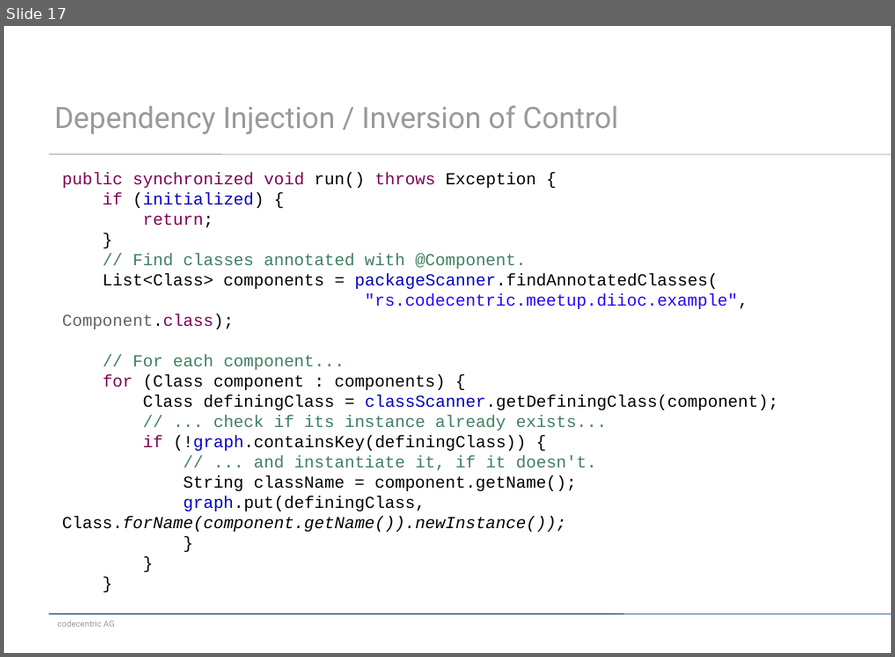
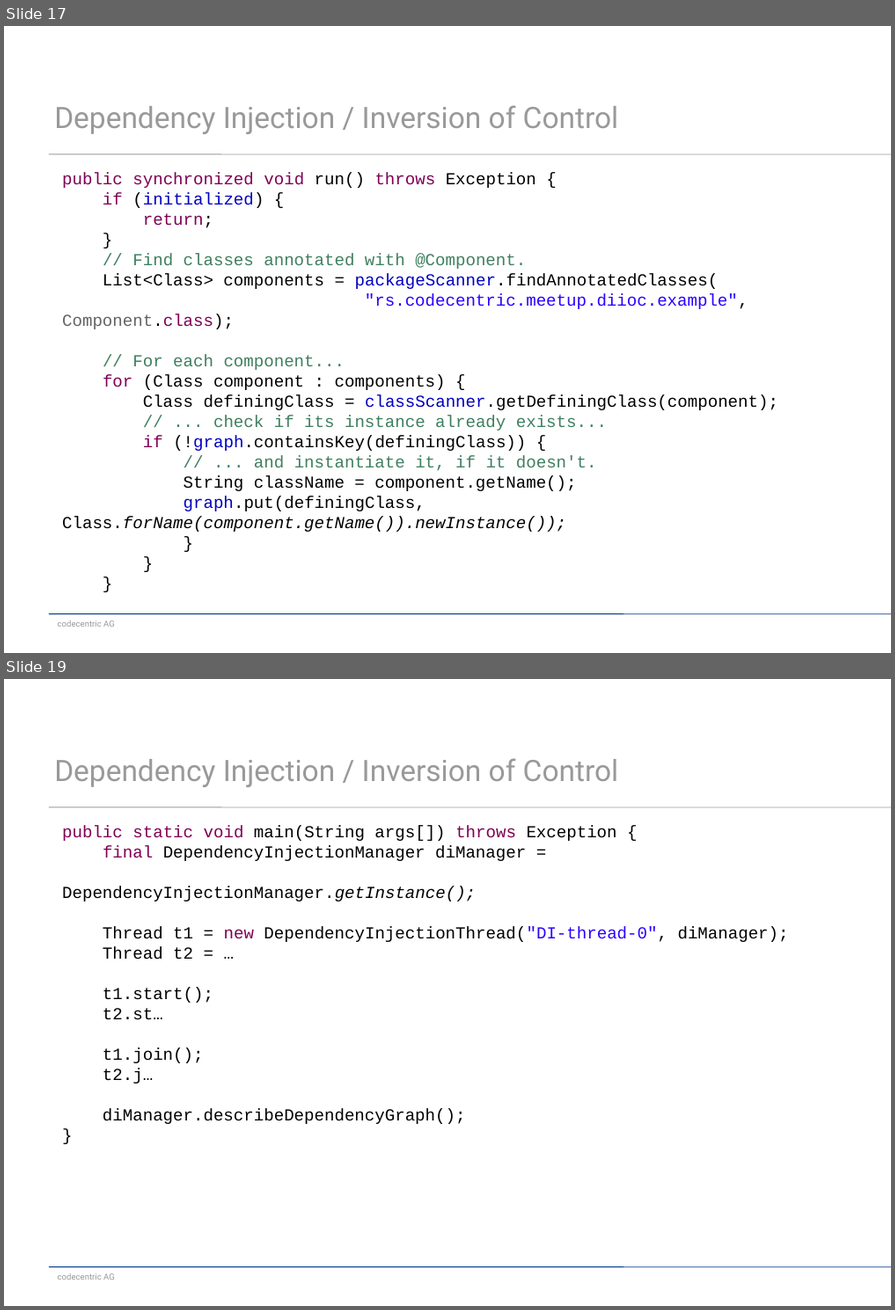
Before and after one commit to dzamurovic/meetup_singleton, a slide deck: meetup.pptx. Shown one above the other, each under a label of ours: slide 17 before the commit, slides 17 and 19 after it; the slides between them are not shown. The pictures are 895x657 and 895x1310 pixels, drawn with LibreOffice and Linux fonts; fonts in the diff are those of the drawing. Boxes give left, top, right and bottom in pixels: in the first picture for what was removed or moved away, otherwise in the second. Text is boxed around its words. In the diff, an @@ line names an element or a change of style, - is before the commit and + after.

```diff
--- a/meetup.pptx
+++ b/meetup.pptx
@@ slide 19 added at (4, 679, 891, 1306), background #FFFFFF; not listed: 3 template elements that a slide beside it also shows @@
@@ title added at (54, 758, 619, 787), 28 pt, text #999999 @@
+Dependency Injection / Inversion of Control
@@ text added at (62, 825, 789, 1124), 16 pt, text #000000 @@
+public static void main(String args[]) throws Exception {
+final DependencyInjectionManager diManager =
+DependencyInjectionManager.getInstance();
+Thread t1 = new DependencyInjectionThread("DI-thread-0", diManager);
+Thread t2 = …
+t1.start();
+t2.st…
+t1.join();
+t2.j…
+diManager.describeDependencyGraph();
+}
```
Also in this commit, not shown: 4 slides changed, 1 other slide added.
